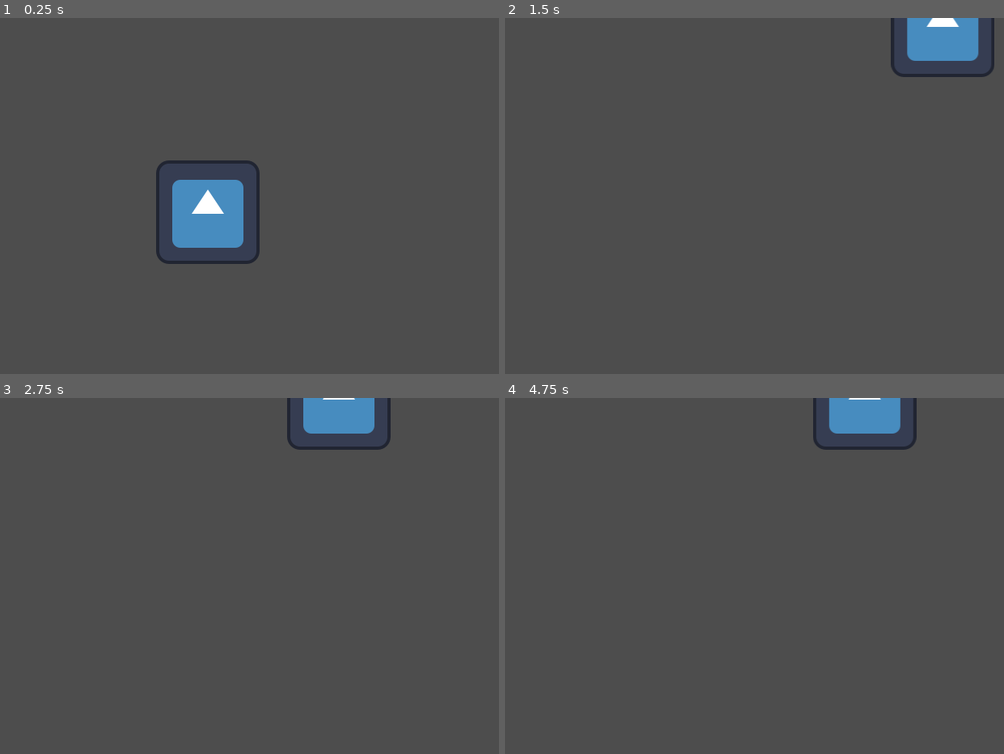
Above: before the commit, frames 1-4 (two rows, left to right).
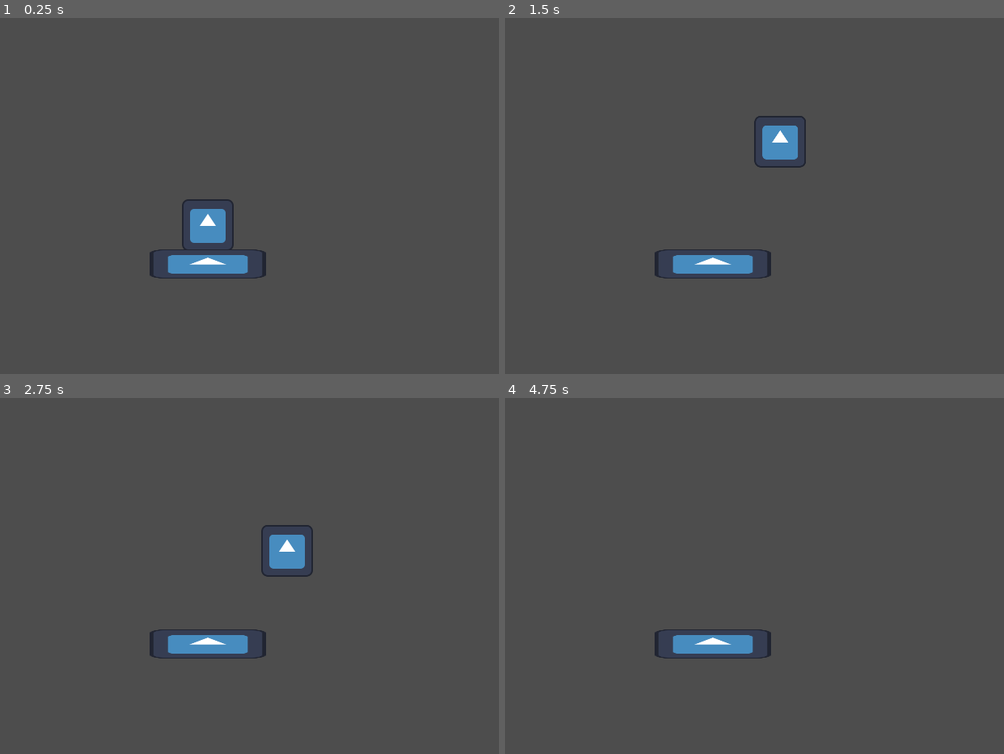
Above: after the commit, the same moments.

Repository: pasolano/snowder
Game: Godot game, scene res://main.tscn
Same seed, same stepped clock (60 frames per second), same inputs: the game is played once before the commit and once after it. The engine's default icon, where the game draws it, is replaced by a stand-in: a white triangle on a blue panel in a dark square.
Inputs:
- Up to frame 1 (0.25 s): no input
- Up to frame 2 (1.5 s): tap Enter at 0.5 s; hold W (move_up) 0.53-1.28 s; hold D (move_right) from 0.53 s (still down); tap Space (change_perspective, bound only after the commit) at 0.6 s; tap W (move_up) at 1.35 s
- Up to frame 3 (2.75 s): tap W (move_up) at 1.52, 1.82 s; tap Space (change_perspective, bound only after the commit) at 1.55, 2.1 s; release D (move_right) at 2.03 s; hold A (move_left) from 2.03 s (still down); hold W (move_up) from 2.03 s (still down)
- Up to frame 4 (4.75 s): release A (move_left) at 2.78 s; release W (move_up) at 2.78 s; hold D (move_right) 2.78-4.28 s; tap Space (change_perspective, bound only after the commit) at 2.85, 4.25, 4.35 s; tap W (move_up) at 3.02, 3.32, 4.52 s; hold W (move_up) 3.53-4.28 s; hold A (move_left) from 4.28 s (still down)

The runs differ from the first frame. In frame 1, 3.8% of the frame differs, in the area x 29-54%, y 40-74%; in frame 2, 4.1%, in the area x 29-99%, y 0-74%; in frame 3, 3.7%; in frame 4, 2.9%.

Commit message:
somewhat working physics

Diff:
--- a/main.gd
+++ b/main.gd
@@ -1,7 +1,4 @@
 extends Node
-
-@export var mob_scene: PackedScene
-var score
 
 # Called when the node enters the scene tree for the first time.
 func _ready():
--- a/main.tscn
+++ b/main.tscn
@@ -1,16 +1,32 @@
-[gd_scene load_steps=4 format=3 uid="uid://dcs6w651e7bmh"]
+[gd_scene load_steps=5 format=3 uid="uid://dcs6w651e7bmh"]
 
 [ext_resource type="PackedScene" uid="uid://dqpqadpvwjpdk" path="res://player.tscn" id="1_km0bo"]
 [ext_resource type="Script" path="res://main.gd" id="1_mc4xf"]
-[ext_resource type="PackedScene" uid="uid://cqqnetsb8rc7h" path="res://mob.tscn" id="2_6hha7"]
+[ext_resource type="Texture2D" uid="uid://b0o3yg14gsnry" path="res://icon.svg" id="3_py6ua"]
+
+[sub_resource type="RectangleShape2D" id="RectangleShape2D_kvvqe"]
+size = Vector2(121.429, 114.286)
 
 [node name="Main" type="Node"]
 script = ExtResource("1_mc4xf")
-mob_scene = ExtResource("2_6hha7")
 
 [node name="Player" parent="." instance=ExtResource("1_km0bo")]
+speed = 300.0
 
 [node name="StartPosition" type="Marker2D" parent="."]
 position = Vector2(360, 240)
 
+[node name="Platform" type="AnimatableBody2D" parent="."]
+position = Vector2(360, 304)
+scale = Vector2(1.12, 0.28)
+metadata/_edit_group_ = true
+
+[node name="CollisionShape2D" type="CollisionShape2D" parent="Platform"]
+position = Vector2(3.57144, 0)
+scale = Vector2(1, 1)
+shape = SubResource("RectangleShape2D_kvvqe")
+
+[node name="Sprite2D" type="Sprite2D" parent="Platform"]
+texture = ExtResource("3_py6ua")
+
 [connection signal="hit" from="Player" to="." method="game_over"]
--- a/mob.tscn
+++ b/mob.tscn
@@ -8,7 +8,6 @@
 
 [node name="Mob" type="RigidBody2D"]
 collision_mask = 0
-gravity_scale = 0.0
 script = ExtResource("1_fkogo")
 metadata/_edit_group_ = true
 
--- a/player.gd
+++ b/player.gd
@@ -1,8 +1,10 @@
-extends Area2D
+extends CharacterBody2D
 
 signal hit
 
-@export var speed = 400 # How fast the player will move (pixels/sec).
+@export var speed = 300.0
+@export var jump_speed = -400.0
+@export var gravity = 600.0
 var screen_size # Size of the game window.
 
 # Called when the node enters the scene tree for the first time.
@@ -10,26 +12,73 @@
 	screen_size = get_viewport_rect().size
 
 # Called every frame. 'delta' is the elapsed time since the previous frame.
-func _process(delta):
-	var velocity = Vector2.ZERO # The player's movement vector.
+func _physics_process(delta):
+	if Input.is_action_just_pressed("change_perspective"):
+		if motion_mode == MOTION_MODE_FLOATING:
+			motion_mode = MOTION_MODE_GROUNDED
+		else:
+			motion_mode = MOTION_MODE_FLOATING
+	#
+	#if motion_mode == MOTION_MODE_FLOATING:
+		#velocity = Vector2.ZERO
+	#else:
+	#	velocity.x = 0
+	#
+	var direction = Vector2.ZERO
 	if Input.is_action_pressed("move_right"):
-		velocity.x += 1
+		direction.x += 1
 	if Input.is_action_pressed("move_left"):
-		velocity.x -= 1
+		direction.x -= 1
 	if Input.is_action_pressed("move_down"):
-		velocity.y += 1
+		if motion_mode == MOTION_MODE_FLOATING:
+			direction.y += 1
 	if Input.is_action_pressed("move_up"):
-		velocity.y -= 1
+		if motion_mode == MOTION_MODE_FLOATING:
+			direction.y -= 1
+		elif is_on_floor():
+			velocity.y = jump_speed
+#
+	if direction.length() > 0:
+		velocity += direction.normalized() * speed * delta
+		#print(velocity.normalized(), speed, delta)
+		##$AnimatedSprite2D.play()
+	#else:
+		#pass
+		##$AnimatedSprite2D.stop()
+	#
 
-	if velocity.length() > 0:
-		velocity = velocity.normalized() * speed
-		#$AnimatedSprite2D.play()
-	else:
-		pass
-		#$AnimatedSprite2D.stop()
+	if motion_mode == MOTION_MODE_GROUNDED:
+		velocity.y += gravity * delta
 
-	position += velocity * delta
-	position = position.clamp(Vector2.ZERO, screen_size)
+
+	## No vertical velocity when touching the ground
+	## TODO unhardcode floor once physics work
+#
+	## Player should be still after changing perspective
+	if Input.is_action_just_pressed("change_perspective"):
+		velocity = Vector2.ZERO
+#
+	#print(velocity)
+#
+	##position += velocity * delta
+	##position = position.clamp(Vector2.ZERO, screen_size)
+
+	move_and_slide()
+
+	#####
+
+	# Add the gravity.
+	#velocity.y += gravity * delta
+
+	# Handle Jump.
+	#if Input.is_action_just_pressed("move_up") and is_on_floor():
+		#velocity.y = jump_speed
+
+	# Get the input direction.
+	#var direction = Input.get_axis("ui_left", "ui_right")
+	#velocity.x = direction * speed
+
+	#move_and_slide()
 
 func _on_body_entered(body):
 	hide() # Player disappears after being hit.
--- a/player.tscn
+++ b/player.tscn
@@ -6,7 +6,9 @@
 [sub_resource type="RectangleShape2D" id="RectangleShape2D_2kwre"]
 size = Vector2(128, 128)
 
-[node name="Player" type="Area2D"]
+[node name="Player" type="CharacterBody2D"]
+position = Vector2(32, 32)
+scale = Vector2(0.5, 0.5)
 script = ExtResource("1_jghsq")
 metadata/_edit_group_ = true
 
@@ -15,5 +17,3 @@
 
 [node name="CollisionShape2D" type="CollisionShape2D" parent="."]
 shape = SubResource("RectangleShape2D_2kwre")
-
-[connection signal="body_entered" from="." to="." method="_on_body_entered"]
--- a/project.godot
+++ b/project.godot
@@ -43,7 +43,7 @@
 "events": [Object(InputEventKey,"resource_local_to_scene":false,"resource_name":"","device":-1,"window_id":0,"alt_pressed":false,"shift_pressed":false,"ctrl_pressed":false,"meta_pressed":false,"pressed":false,"keycode":0,"physical_keycode":87,"key_label":0,"unicode":119,"echo":false,"script":null)
 ]
 }
-ability={
+change_perspective={
 "deadzone": 0.5,
 "events": [Object(InputEventKey,"resource_local_to_scene":false,"resource_name":"","device":-1,"window_id":0,"alt_pressed":false,"shift_pressed":false,"ctrl_pressed":false,"meta_pressed":false,"pressed":false,"keycode":0,"physical_keycode":32,"key_label":0,"unicode":32,"echo":false,"script":null)
 ]
